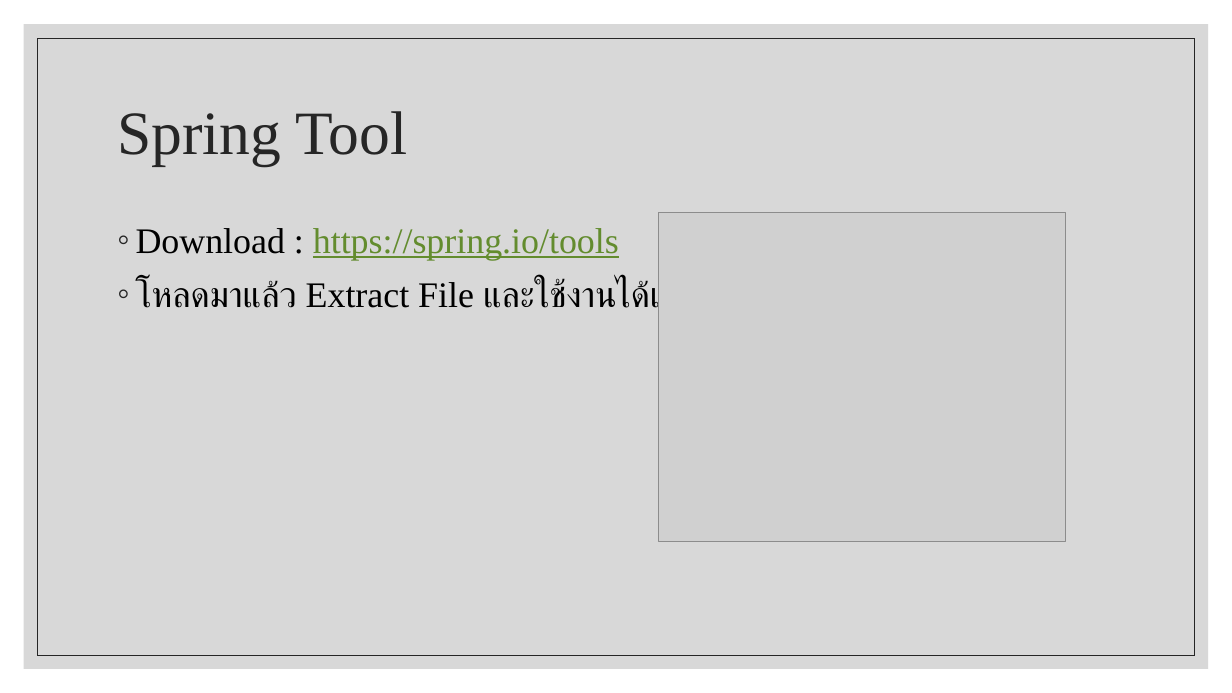
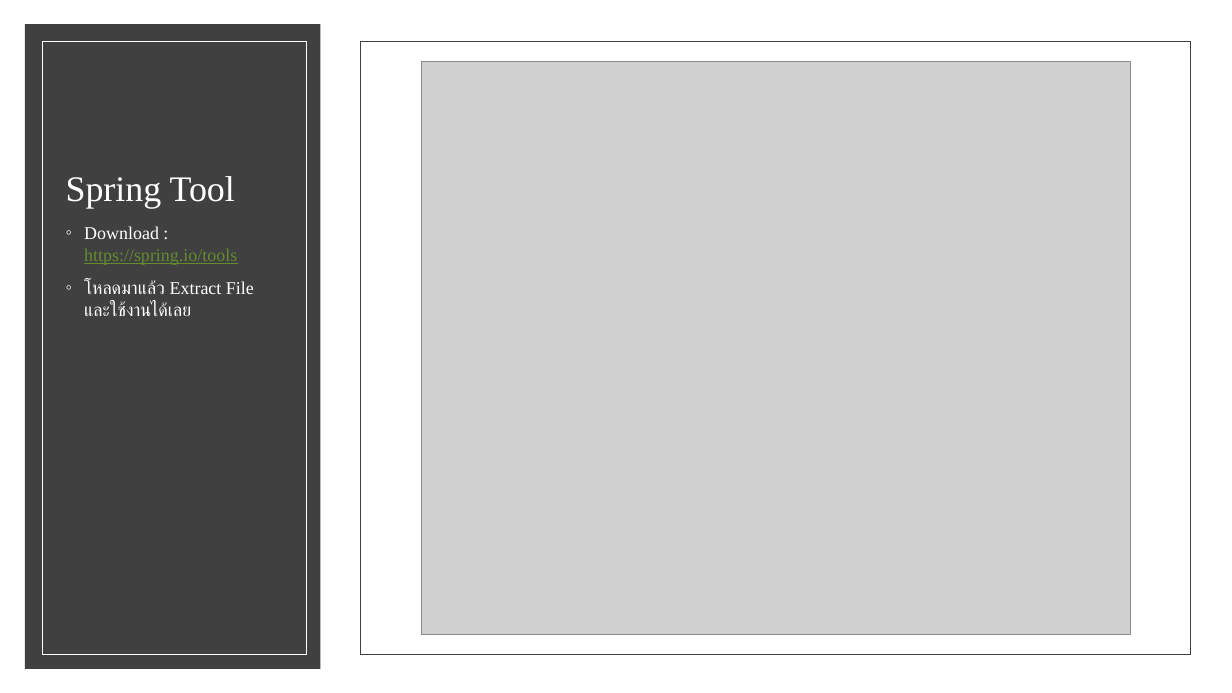
Before and after one commit to vaerit094/WM-Spring-Boot-Novice, a slide deck: slide 3 of document/presentation.pptx. Drawn at 1232x693 pixels with LibreOffice and Linux fonts; fonts in the diff are those of the drawing; grey boxes stand for pictures. Boxes give left, top, right and bottom in pixels: in the first picture for what was removed or moved away, otherwise in the second. Text is boxed around its words. In the diff, an @@ line names an element or a change of style, - is before the commit and + after.

```diff
--- a/document/presentation.pptx
+++ b/document/presentation.pptx
@@ background #FFFFFF to #000000 @@
@@ rectangle added at (x1=0, y1=0, x2=1232, y2=693), fill #FFFFFF @@
@@ rectangle removed at (x1=24, y1=24, x2=1209, y2=669) @@
@@ rectangle added at (x1=25, y1=24, x2=321, y2=669), fill #404040 @@
@@ rectangle removed at (x1=38, y1=38, x2=1195, y2=655) @@
@@ rectangle added at (x1=43, y1=42, x2=307, y2=654), outline #FFFFFF 0.5 pt @@
@@ rectangle added at (x1=360, y1=42, x2=1190, y2=654), outline #404040 0.5 pt @@
@@ title "Spring Tool" moved from (x1=117, y1=111, x2=407, y2=165) to (x1=66, y1=176, x2=235, y2=208) @@
@@ title "Spring Tool" at (x1=66, y1=176, x2=235, y2=208): size 48 to 28 pt, text colour #262626 to #FFFFFF; vertical alignment middle to bottom @@
@@ picture resized from (x1=658, y1=213, x2=1066, y2=542) to (x1=421, y1=62, x2=1130, y2=635) @@
@@ text "Download : https://spring.io/tools" moved from (x1=136, y1=228, x2=696, y2=317) to (x1=84, y1=226, x2=254, y2=316) @@
@@ text "Download : https://spring.io/tools" at (x1=84, y1=226, x2=254, y2=316): size 28 to 14 pt; text colour #000000 to #FFFFFF in "Download :", "โหลดมาแล้ว Extract File และใช้งานได้เลย"; bullet colour #262626 to #FFFFFF @@
```
Also in this commit, not shown: 1 other slide changed, 3 slides added, 3 other files.
